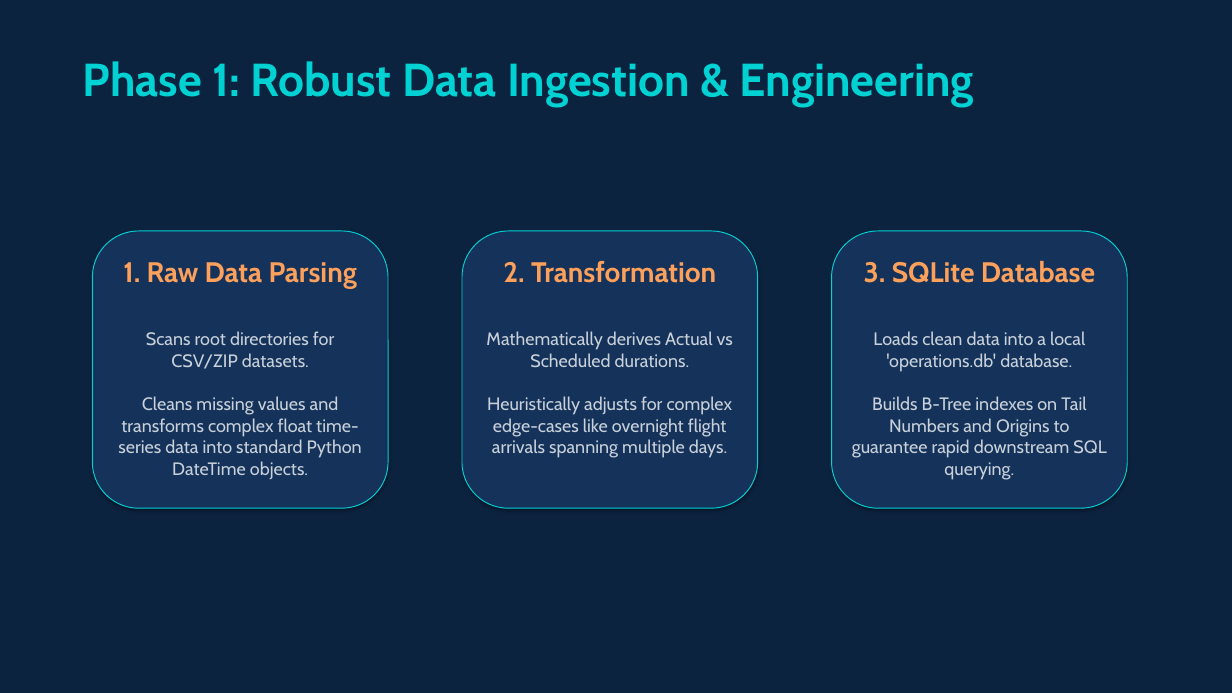
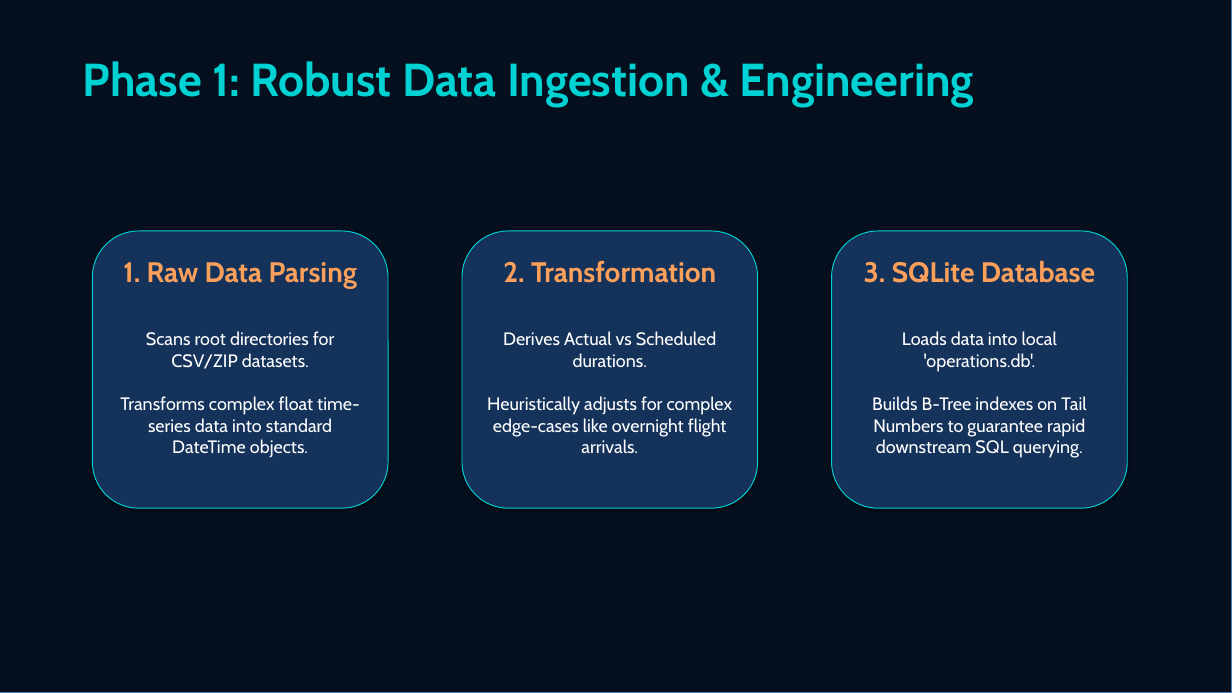
Before and after one commit to shreshth-nanda83/Turnaround-Optimization-Model, a slide deck: slide 3 of Workflow_Presentation.pptx. Drawn at 1232x693 pixels with LibreOffice and Linux fonts; fonts in the diff are those of the drawing; background and template pictures are left out. Boxes give left, top, right and bottom in pixels: in the first picture for what was removed or moved away, otherwise in the second. Text is boxed around its words. In the diff, an @@ line names an element or a change of style, - is before the commit and + after.

```diff
--- a/Workflow_Presentation.pptx
+++ b/Workflow_Presentation.pptx
@@ rectangle added at box(0, 0, 1232, 693), fill #050F1E, outline #4B7EBC 0.75 pt @@
@@ text at box(120, 331, 359, 457): text changed; text colour #C8D0D9 to #FFFFFF @@
-Scans root directories for CSV/ZIP datasets.
-Cleans missing values and transforms complex float time-series data into standard Python DateTime objects.
+Scans root directories for CSV/ZIP datasets.
+Transforms complex float time-series data into standard DateTime objects.
@@ text at box(487, 331, 733, 453): text changed; text colour #C8D0D9 to #FFFFFF @@
-Mathematically derives Actual vs Scheduled durations.
-Heuristically adjusts for complex edge-cases like overnight flight arrivals spanning multiple days.
+Derives Actual vs Scheduled durations.
+Heuristically adjusts for complex edge-cases like overnight flight arrivals.
@@ text at box(872, 331, 1086, 458): text changed; text colour #C8D0D9 to #FFFFFF @@
-Loads clean data into a local 'operations.db' database.
-Builds B-Tree indexes on Tail Numbers and Origins to guarantee rapid downstream SQL querying.
+Loads data into local 'operations.db'.
+Builds B-Tree indexes on Tail Numbers to guarantee rapid downstream SQL querying.
```
Also in this commit, not shown: 5 other slides changed, 3 other files.
